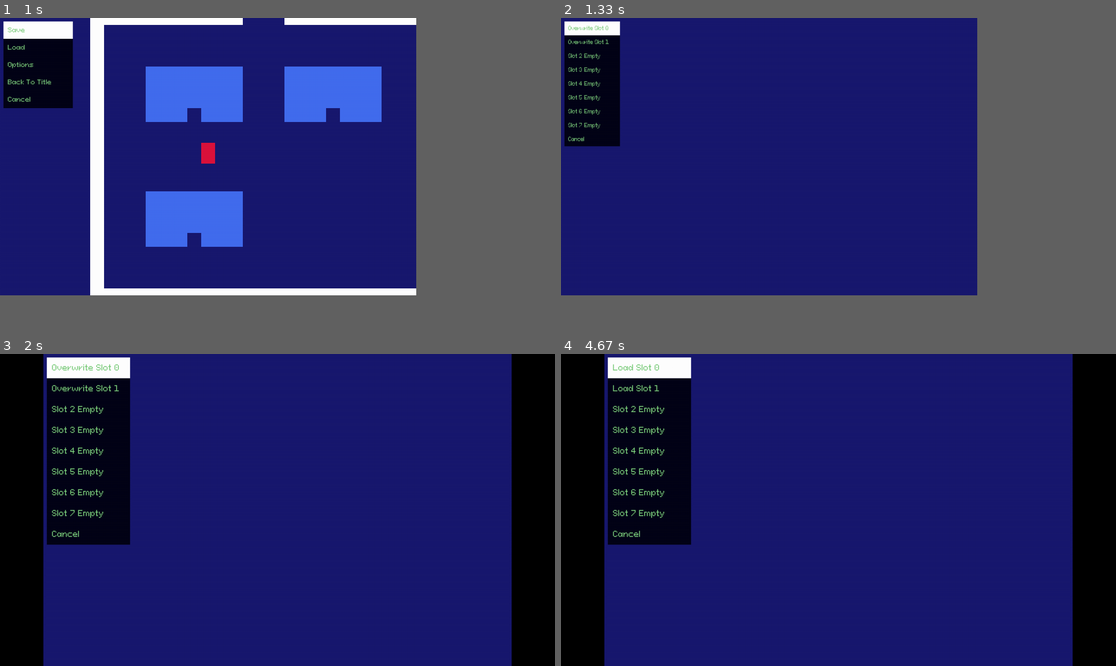
Above: before the commit, frames 1-4 (two rows, left to right).
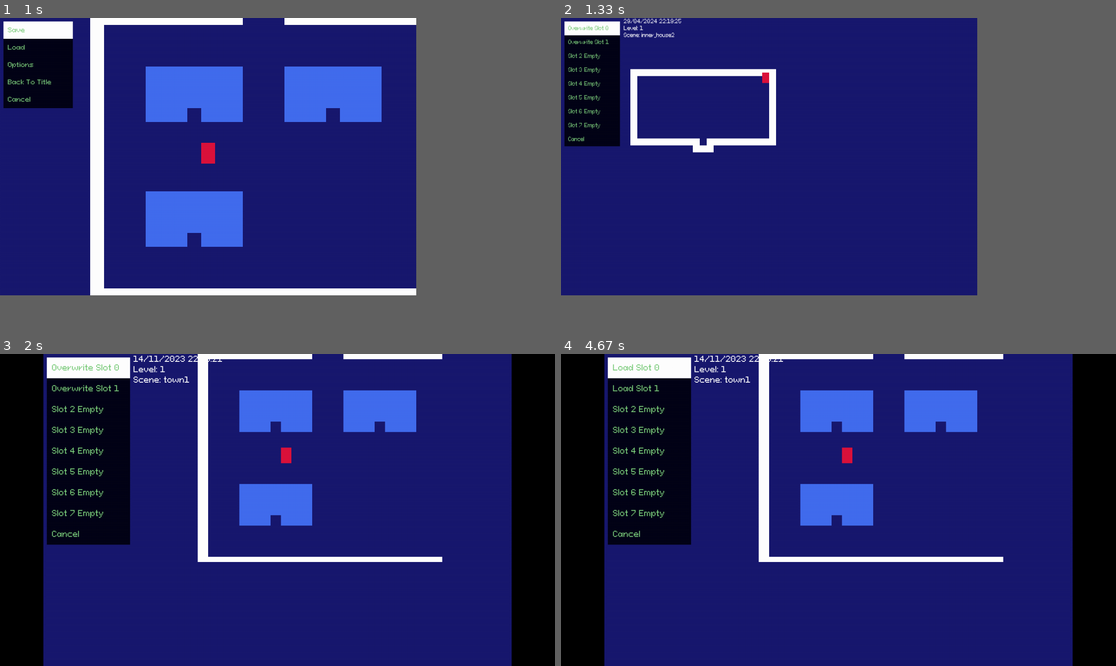
Above: after the commit, the same moments.

Repository: kritserv/rpg-maker-style-top-down-game-template
Game: pygame game, started from main.py
Same seed, same stepped clock (60 frames per second), same inputs: the game is played once before the commit and once after it.
Inputs:
- Up to frame 1 (1 s): tap Enter at 0.33 s; tap X at 0.67 s
- Up to frame 2 (1.33 s): tap Space at 1 s
- Up to frame 3 (2 s): tap Enter at 1.33 s; tap F11 at 1.67 s
- Up to frame 4 (4.67 s): tap 0 at 2 s; hold Right 2.33-2.8 s; hold Up 2.83-3.3 s; hold Right 3.33-3.8 s; tap Z at 4.4 s

Frame 1 is identical in both runs. In frame 2, 2.0% of the frame differs, in the area x 11-39%, y 0-44%; in frame 3, 8.2%, in the area x 24-80%, y 0-67%; in frame 4, 8.2%.

Commit message:
save and load screen shot & show screen shot when save or load

Diff:
--- a/main.py
+++ b/main.py
@@ -9,7 +9,8 @@
 	default_screen_width, \
 	default_screen_height, \
 	default_screen_size, \
-	black, darkblue, check_pygame_event, \
+	black, darkblue, \
+	check_pygame_event, \
 	load_screen_from_json, save_screen_setting, \
 	toggle_full_screen, update_size, \
 	load_scene_from_json, load_event_from_json, \
@@ -70,6 +71,7 @@
 	loadable_slot = []
 	savable_slot = []
 	overwritable_slot = []
+	screenshot = False
 
 	for i in range(8):
 		loadable_slot.append(f"Load Slot {i}")
@@ -232,7 +234,12 @@
 			if event.draw_text_box:
 				text_box.draw(pixel_size, black_bar, text_in_text_box)
 			if pause:
+				if not screenshot:
+					screenshot = screen.copy()
+					screenshot = pg.transform.scale(screenshot, (240, 160))
 				pause_menu.draw(pixel_size, black_bar)
+			else:
+				screenshot = False
 
 		elif game_state == "load_game_menu":
 
@@ -242,6 +249,8 @@
 			for i, slot in enumerate(loadable_slot):
 				if selected == slot:
 					event.trigger(save_manager.save_dict[str(i)])
+					player.level = save_manager.save_dict[str(i)]["level"]
+					player.items = save_manager.save_dict[str(i)]["items"]
 					game_state = "main_game"
 					pause = False
 					save_manager.load_menu.reset_cursor()
@@ -256,6 +265,7 @@
 			# =============== [ LOAD GAME GRAPHIC ] ==============
 
 			screen.fill(darkblue)
+			save_manager.draw_img_in_load_menu(screen, pixel_size, black_bar)
 			black_bar.draw_if_set(curr_width, curr_height, ratio)
 			save_manager.load_menu.draw(pixel_size, black_bar)
 
@@ -266,13 +276,13 @@
 			selected = save_manager.save_menu.update(dt, key, interact)
 			for i, slot in enumerate(savable_slot):
 				if selected == slot:
-					save_player_data(player, scene_manager.current_scene, i)
+					save_player_data(player, scene_manager.current_scene, i, screenshot)
 					save_manager.save_dict = load_save_from_json()
 					save_manager.refresh_save_slot()
 
 			for i, slot in enumerate(overwritable_slot):
 				if selected == slot:
-					save_player_data(player, scene_manager.current_scene, i)
+					save_player_data(player, scene_manager.current_scene, i, screenshot)
 					save_manager.save_dict = load_save_from_json()
 					save_manager.refresh_save_slot()
 
@@ -283,10 +293,12 @@
 				else:
 					game_state = old_game_state
 				save_manager.save_menu.reset_cursor()
+				screenshot = False
 
 			# =============== [ SAVE GAME GRAPHIC ] ==============
 
 			screen.fill(darkblue)
+			save_manager.draw_img_in_save_menu(screen, pixel_size, black_bar)
 			black_bar.draw_if_set(curr_width, curr_height, ratio)
 			save_manager.save_menu.draw(pixel_size, black_bar)
 
--- a/src/__init__.py
+++ b/src/__init__.py
@@ -1,12 +1,12 @@
 from .variable import clock_tick, curr_fps,\
 	default_screen_width, default_screen_height, \
-	default_screen_size, black, darkblue, font_x1, font_x1_5, font_x2, font_x2_5, font_x3, font_x3_5, font_x4
+	default_screen_size, white, black, darkblue, font_x1, font_x1_5, font_x2, font_x2_5, font_x3, font_x3_5, font_x4
 from .func import check_pygame_event, blit_text, \
 	load_screen_from_json, save_screen_setting, toggle_full_screen, \
 	update_size, load_scene_from_json, load_event_from_json, load_save_from_json, save_player_data
 from .entity import Player, TopDownMap, Camera, \
 	BlackBar, Timer, SceneManager, Event, Cursor, Menu, SaveManager, Debugger, TextBox
 
-__all__ = [clock_tick, curr_fps, default_screen_width, default_screen_height, default_screen_size, black, darkblue, font_x1, font_x1_5, font_x2, font_x2_5, font_x3, font_x3_5, font_x4,
+__all__ = [clock_tick, curr_fps, default_screen_width, default_screen_height, default_screen_size, white, black, darkblue, font_x1, font_x1_5, font_x2, font_x2_5, font_x3, font_x3_5, font_x4,
 	check_pygame_event, blit_text, load_screen_from_json, save_screen_setting, load_event_from_json, toggle_full_screen, update_size, load_scene_from_json, load_save_from_json, save_player_data,
 	Player, TopDownMap, Camera, BlackBar, Timer, SceneManager, Event, Cursor, Menu, SaveManager, Debugger, TextBox]
--- a/src/entity/game_save_manager.py
+++ b/src/entity/game_save_manager.py
@@ -1,3 +1,5 @@
+from src import white, font_x1, font_x2, font_x3, font_x4, blit_text
+
 class SaveManager:
 	def __init__(self, save_dict):
 		self.save_dict = save_dict
@@ -21,3 +23,47 @@
 		self.load_menu.buttons = []
 		self.save_menu.buttons = []
 		self.create_buttons()
+
+	def curr_slot_have_img(self, cursor_pos):
+		try:
+			test = self.save_dict[str(cursor_pos)]["img_x1"]
+			return True
+		except KeyError:
+			return False
+
+	def draw_img(self, cursor_pos, screen, pixel_size, black_bar):
+		x = self.save_menu.cursor.original_width * pixel_size + 8
+		if black_bar.is_exist:
+			x += black_bar.black_bar_width
+		y = 0
+		if self.curr_slot_have_img(cursor_pos):
+			save_time = self.save_dict[str(cursor_pos)]["time"]
+			level = f"Level: {self.save_dict[str(cursor_pos)]['level']}"
+			scene = f"Scene: {self.save_dict[str(cursor_pos)]['new_scene'][2]}"
+			if pixel_size == 1:
+				use_font = font_x1
+				use_image = self.save_dict[str(cursor_pos)]["img_x1"]
+			elif pixel_size == 2:
+				use_font = font_x2
+				use_image = self.save_dict[str(cursor_pos)]["img_x2"]
+			elif pixel_size == 3:
+				use_font = font_x3
+				use_image = self.save_dict[str(cursor_pos)]["img_x3"]
+			else:
+				use_font = font_x4
+				use_image = self.save_dict[str(cursor_pos)]["img_x4"]
+
+			screen.blit(use_image, (x,y))
+			blit_text(save_time, use_font, white, (x+8, y))
+			y += 8 * pixel_size
+			blit_text(level, use_font, white, (x+8, y))
+			y += 8 * pixel_size
+			blit_text(scene, use_font, white, (x+8, y))
+
+	def draw_img_in_save_menu(self, screen, pixel_size, black_bar):
+		cursor_pos = int(self.save_menu.cursor.pos[1]/16)
+		self.draw_img(cursor_pos, screen, pixel_size, black_bar)
+
+	def draw_img_in_load_menu(self, screen, pixel_size, black_bar):
+		cursor_pos = int(self.load_menu.cursor.pos[1]/16)
+		self.draw_img(cursor_pos, screen, pixel_size, black_bar)
--- a/src/entity/player.py
+++ b/src/entity/player.py
@@ -5,6 +5,8 @@
 class Player:
 	def __init__(self, screen):
 		pg.sprite.Sprite.__init__(self)
+		self.level = 1
+		self.items = []
 		self.screen = screen
 		self.speed = 150
 		self.original_width, self.original_height, self.width, self.height = 16, 16, 16, 16
--- a/src/func/load_save_data.py
+++ b/src/func/load_save_data.py
@@ -1,3 +1,4 @@
+import pygame as pg
 from .load_json_file import json_loader
 
 def load_save_from_json():
@@ -8,11 +9,22 @@
 		if save_dict[key]:
 			pos = save_dict[key]["pos"]
 			scene = save_dict[key]["scene"]
+			level = save_dict[key]["level"]
+			items = save_dict[key]["items"]
+			save_time = save_dict[key]["time"]
+			img = pg.image.load(f"user_data/save_img/save_{key}.png").convert()
 
 			effect = {
 				"func": "change_scene",
 				"new_scene": [pos[0], pos[1], scene],
-				"new_camera_stop_position": map_cam_stop_pos[scene]
+				"new_camera_stop_position": map_cam_stop_pos[scene],
+				"img_x1": img,
+				"img_x2": pg.transform.scale(img, (480, 320)),
+				"img_x3": pg.transform.scale(img, (720, 480)),
+				"img_x4": pg.transform.scale(img, (960, 640)),
+				"level": level,
+				"items": items,
+				"time": save_time
 			}
 
 			save_dict[key] = effect
--- a/src/func/save_player_data.py
+++ b/src/func/save_player_data.py
@@ -1,8 +1,17 @@
+import pygame as pg
 from .save_json_file import save_to_json
 from .load_json_file import json_loader
+from datetime import datetime
 
-def save_player_data(player, scene_name, slot_key):
+
+def save_player_data(player, scene_name, slot_key, screenshot):
+	now = datetime.now().strftime("%d/%m/%Y %H:%M:%S")
 	save_dict = json_loader("user_data/save.json")
-	save_dict[str(slot_key)] = {"pos": player.pos, "scene": scene_name}
+	save_dict[str(slot_key)] = {"pos": player.pos, "scene": scene_name, "time": now, "level": player.level, "items": player.items}
+	try:
+		pg.image.save(screenshot, f"user_data/save_img/save_{slot_key}.png")
+	except TypeError:
+		blank_screenshot = pg.Surface((240, 160))
+		pg.image.save(blank_screenshot, f"user_data/save_img/save_{slot_key}.png")
 
 	save_to_json("user_data/save.json", save_dict)
--- a/user_data/save.json
+++ b/user_data/save.json
@@ -1 +1 @@
-{"0": {"pos": [144, -80], "scene": "inner_house2"}, "1": {"pos": [0, -16], "scene": "inner_house1"}, "2": {}, "3": {}, "4": {}, "5": {}, "6": {}, "7": {}}
+{"0": {"pos": [144.0, -80.0], "scene": "inner_house2", "time": "29/04/2024 22:19:25", "level": 1, "items": []}, "1": {"pos": [0, -16], "scene": "inner_house1", "time": "29/04/2024 22:42:48", "level": 1, "items": []}, "2": {}, "3": {}, "4": {}, "5": {}, "6": {}, "7": {}}
Binary file added: user_data/save_img/save_0.png
Binary file added: user_data/save_img/save_1.png
